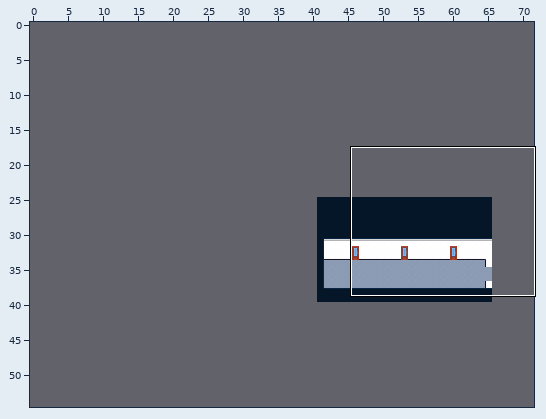
Two versions of a level (Tiled map, assets/tilemaps/hallway.tmx). Above: a wide view before the commit, with the close-up outlined.
Close-up. First the earlier version:
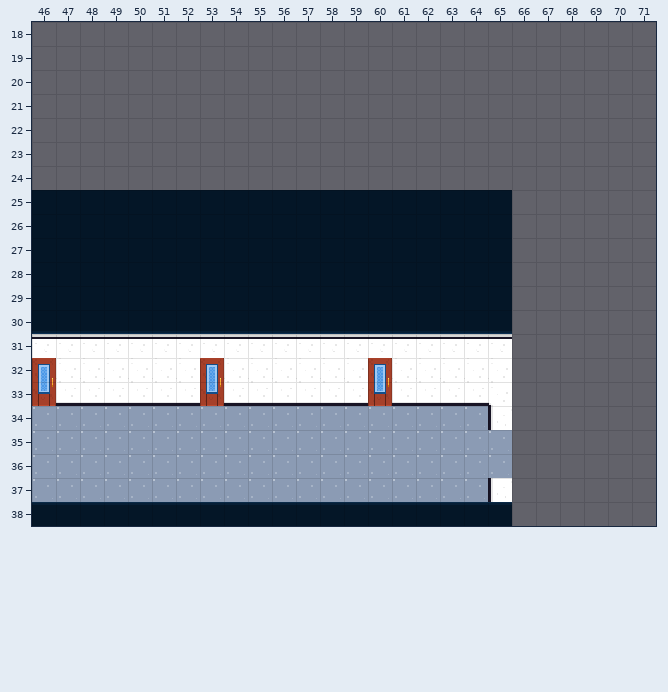
Cells are 16x16 px. Shown: x 46..71, y 18..38. The commit also changed other parts of the map, which this record leaves out. The old version is drawn lined up with the new one.
After the commit:
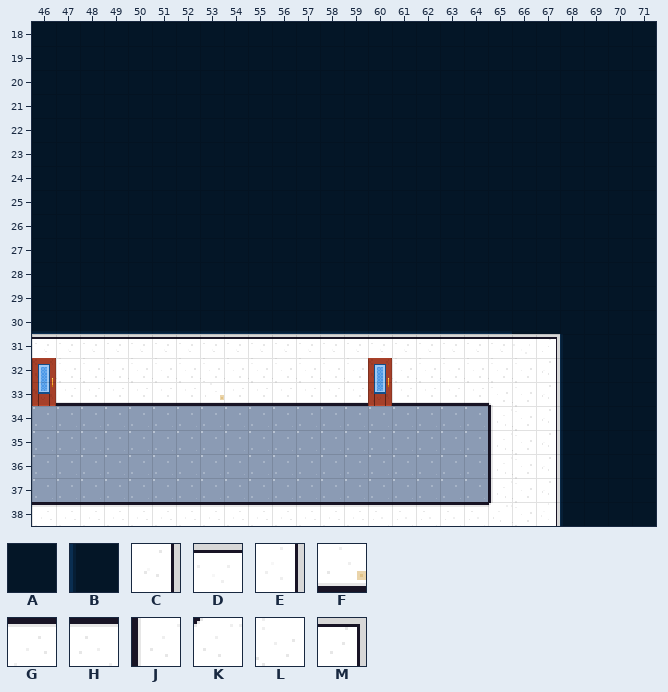
Key: from "school": A 12, B 18, C 24 turned 90, D 26, E 26 turned 90, F 30, G 31 flipped up-down, H 31 turned 180, J 31 turned 90, K 36 turned 90, L 43, M 46 turned 90.
_ is an empty cell.
Difference:
map size 25x15 -> 72x55 cells (old content now starts at 41,25; both pictures use the new coordinates)
Layer "Object":
The author put tile A in rows 18 to 24 at x 46 to 71; in rows 25 to 30 at x 66 to 71; in rows 31 to 38 at x 69 to 71.
The author put tile B in rows 31 to 38 at x 68.
The author put tile C in rows 32 to 37 at x 67.
The author put tile D in row 31 at x 66.
The author put tile E in row 38 at x 67.
The author put tile F in row 33 at x 53.
The author put tile G in row 38 at x 46 to 59.
The author put tile H in row 38 at x 60 to 64.
The author put tile J in rows 35 to 36 at x 65.
The author put tile K in row 38 at x 65.
The author put tile L in row 32 at x 53 and 66; in rows 33 to 38 at x 66.
The author put tile M in row 31 at x 67.
Pixel boxes of the changes (left, top, right, bottom) in both close-ups:
added: (32, 22, 656, 526)
